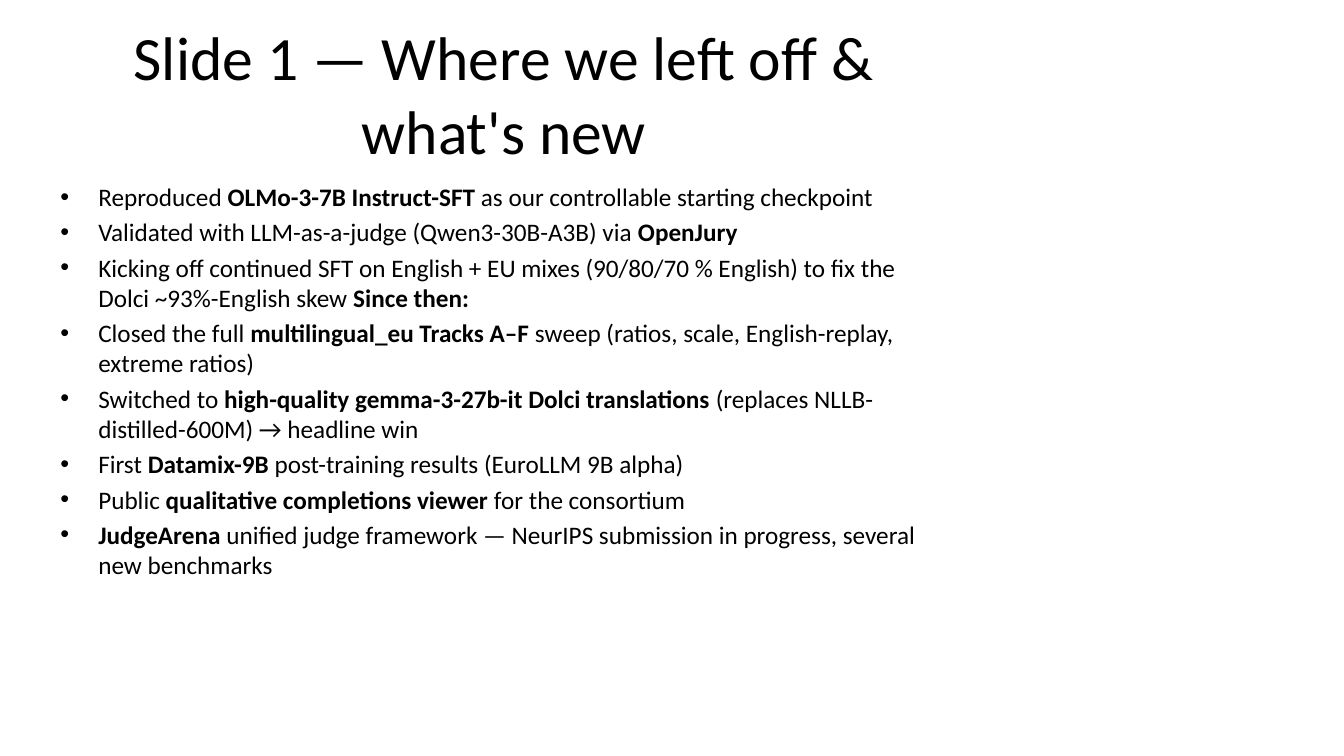
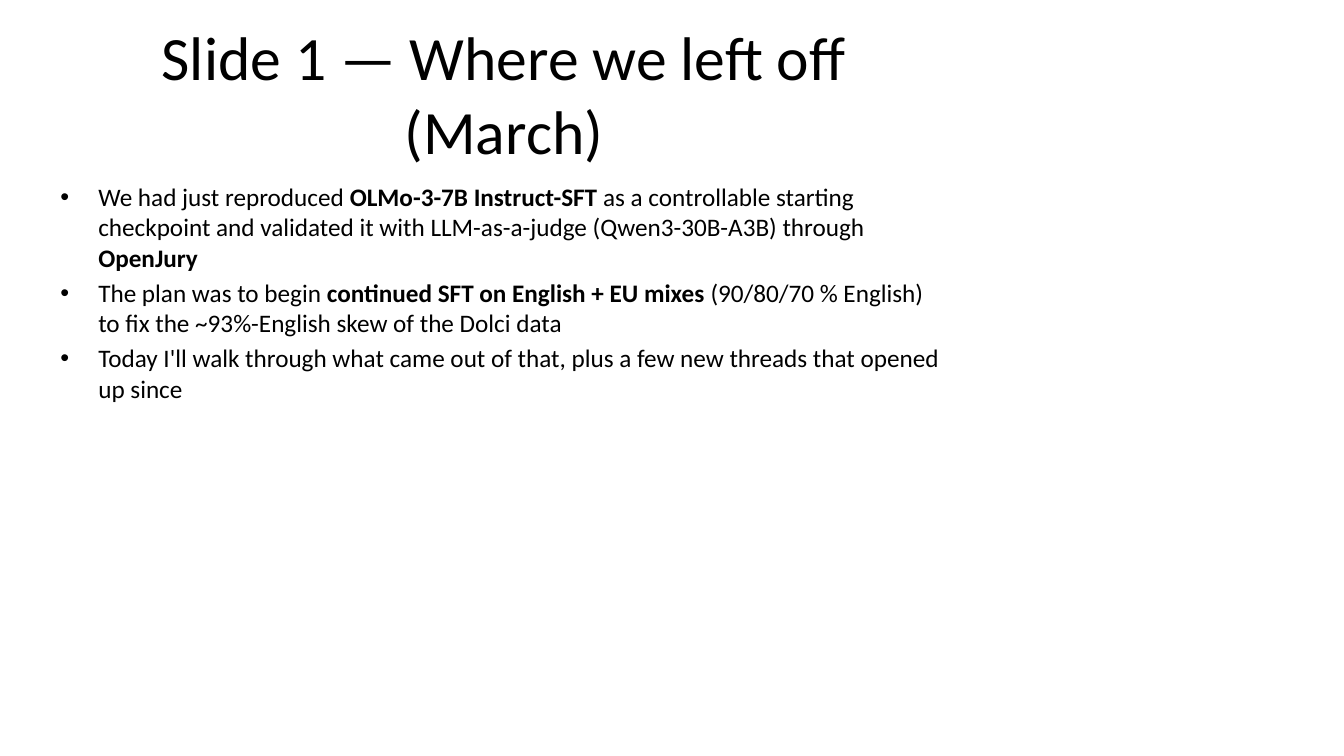
Before and after one commit to ferreirafabio/open-instruct, a slide deck: slide 2 of oellm/meetings/llms4eu_wp4/2026-04-28.pptx. Drawn at 1344x756 pixels with LibreOffice and Linux fonts; fonts in the diff are those of the drawing. Boxes give left, top, right and bottom in pixels: in the first picture for what was removed or moved away, otherwise in the second. Text is boxed around its words. In the diff, an @@ line names an element or a change of style, - is before the commit and + after.

```diff
--- a/oellm/meetings/llms4eu_wp4/2026-04-28.pptx
+++ b/oellm/meetings/llms4eu_wp4/2026-04-28.pptx
@@ title at <box>162,37,845,163</box>: text changed @@
-Slide 1 — Where we left off & what's new
+Slide 1 — Where we left off (March)
@@ text at <box>98,188,939,402</box>: text changed @@
-• Reproduced OLMo-3-7B Instruct-SFT as our controllable starting checkpoint
-• Validated with LLM-as-a-judge (Qwen3-30B-A3B) via OpenJury
-• Kicking off continued SFT on English + EU mixes (90/80/70 % English) to fix the Dolci ~93%-English skew Since then:
-• Closed the full multilingual_eu Tracks A–F sweep (ratios, scale, English-replay, extreme ratios)
-• Switched to high-quality gemma-3-27b-it Dolci translations (replaces NLLB-distilled-600M) → headline win
-• First Datamix-9B post-training results (EuroLLM 9B alpha)
-• Public qualitative completions viewer for the consortium
-• JudgeArena unified judge framework — NeurIPS submission in progress, several new benchmarks
+• We had just reproduced OLMo-3-7B Instruct-SFT as a controllable starting checkpoint and validated it with LLM-as-a-judge (Qwen3-30B-A3B) through OpenJury
+• The plan was to begin continued SFT on English + EU mixes (90/80/70 % English) to fix the ~93%-English skew of the Dolci data
+• Today I'll walk through what came out of that, plus a few new threads that opened up since
```
Also in this commit, not shown: 5 other slides changed, 1 slide removed, 1 other file.
